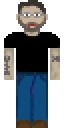
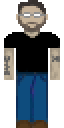
Layered file, before and after one edit (64px x 128px). Changes by layer:
hid "Eyes" over <box>26,14,38,16</box>
painted on "Body" over <box>22,6,42,38</box>
